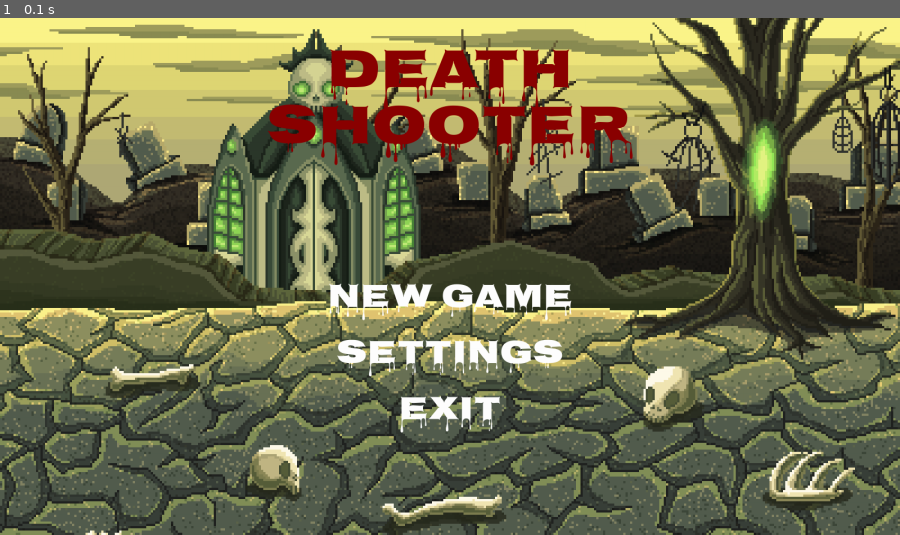
Above: before the commit, frame 1.
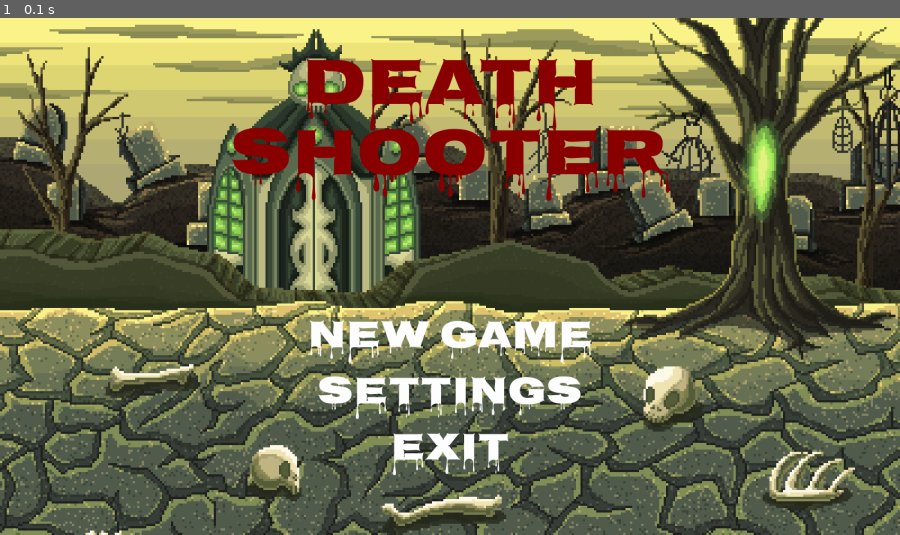
Above: after the commit, the same moment.

Repository: GabMartineli/Pygame
Game: pygame game, started from main.py
Same seed, same stepped clock (60 frames per second), same inputs: the game is played once before the commit and once after it.
Inputs:
- Up to frame 1 (0.1 s): no input

The runs differ from the first frame. In frame 1, 11% of the frame differs, in the area x 25-75%, y 5-89%.

Commit message:
update style menu

Diff:
--- a/codegame/menu.py
+++ b/codegame/menu.py
@@ -21,11 +21,11 @@
 
         while True:
             self.window.blit(source=self.surf, dest=self.rect)
-            self.menu_text(100, 'DEATH', COLOR_TITLE, ((WIN_WIDTH/2), 100))
-            self.menu_text(100, 'SHOOTER', COLOR_TITLE, ((WIN_WIDTH/2), 200))
+            self.menu_text(120, 'DEATH', COLOR_TITLE, ((WIN_WIDTH/2), 125))
+            self.menu_text(120, 'SHOOTER', COLOR_TITLE, ((WIN_WIDTH/2), 250))
 
             for i in range(len(MENU_OPTION)):
-                self.menu_text(60, MENU_OPTION[i], COLOR_MENU, ((WIN_WIDTH/2), 500 + 100 * i))
+                self.menu_text(70, MENU_OPTION[i], COLOR_MENU, ((WIN_WIDTH/2), 570 + 100 * i))
 
 
             pygame.display.flip()
